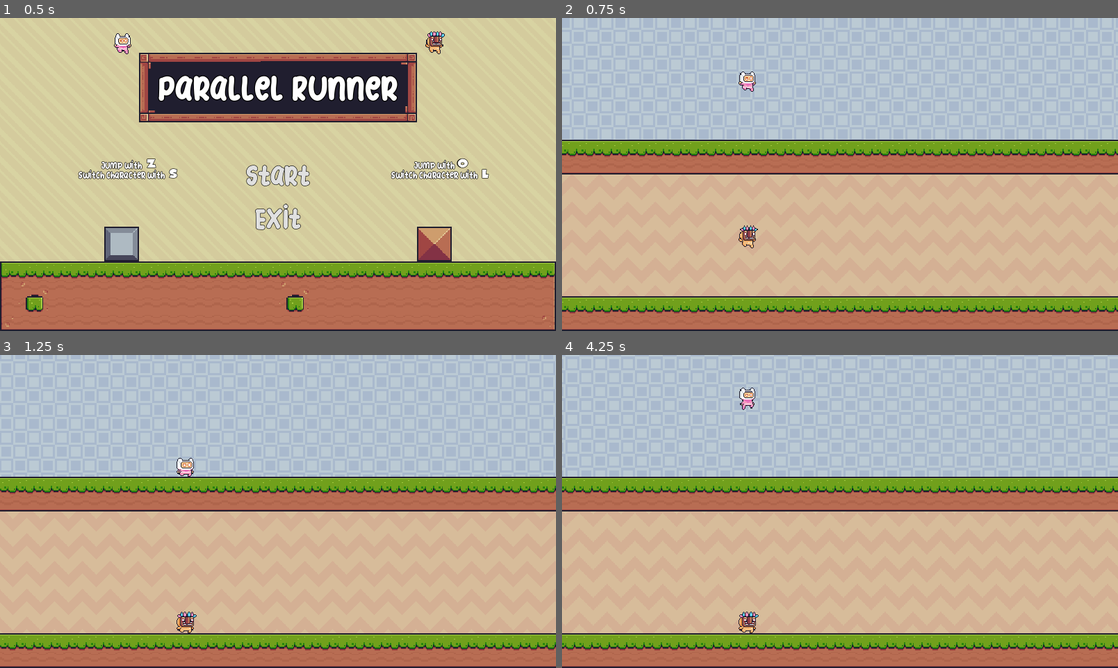
Above: before the commit, frames 1-4 (two rows, left to right).
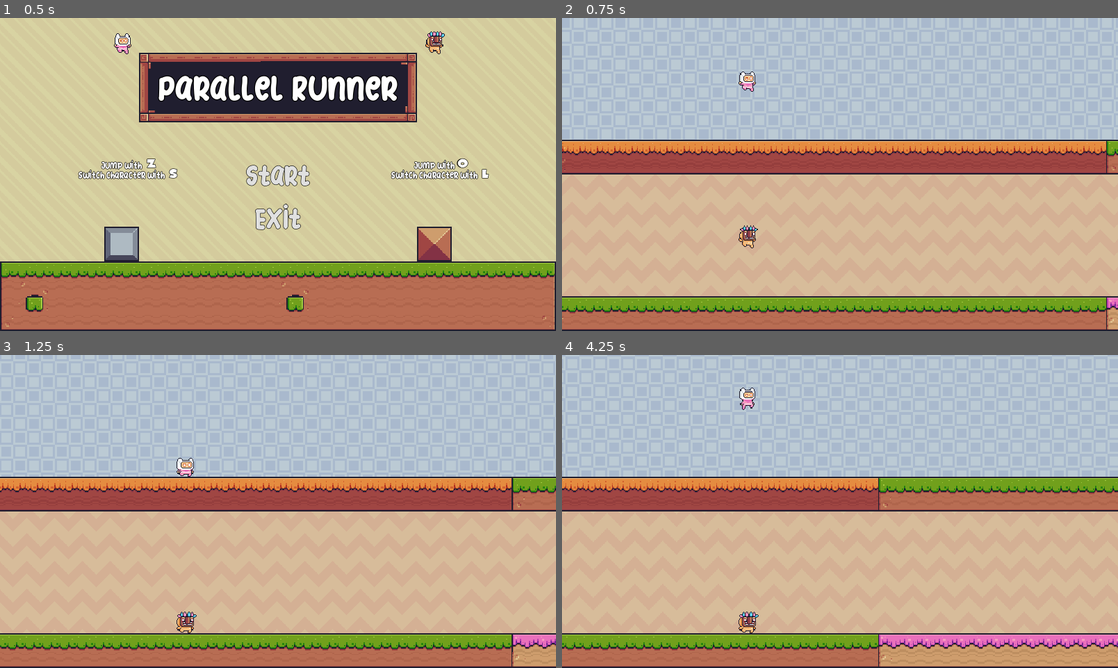
Above: after the commit, the same moments.

Repository: NickSpyker/ParallelRunner
Game: Godot game, scene res://scenes/Main.tscn
The game is run twice, just before and just after one commit, with the same random seed, the same clock (stepped at 60 frames per second) and the same inputs.
Inputs:
- Up to frame 1 (0.5 s): no input
- Up to frame 2 (0.75 s): click "Start" at 0.5 s
- Up to frame 3 (1.25 s): no input
- Up to frame 4 (4.25 s): tap S (player1_chose) at 1.35, 2.85 s; tap W (player1_jump) at 1.52, 2.27, 3.77 s; tap L (player2_chose) at 2.1, 3.6 s

Frame 1 is identical in both runs. In frame 2, 10% of the frame differs, in the area x 0-100%, y 39-100%; in frame 3, 10%; in frame 4, 10%.

Commit message:
add map defilment

Diff:
--- a/scripts/PlayerTrackTiles.gd
+++ b/scripts/PlayerTrackTiles.gd
@@ -6,24 +6,9 @@
 var mapWidth = null
 var mapHeight = null
 
-var environment_type = 1
+var rng = RandomNumberGenerator.new()
 
-### Building patterns ###
-var grass1_block = [[0, 1, 2], [3, 4, 5], [6, 7, 8]]
-var grass2_block = [[9, 10, 11], [12, 13, 14], [15, 16, 17]]
-var grass3_block = [[18, 19, 20], [21, 22, 23], [24, 25, 26]]
-
-var stick_platform  = [49, 50, 51]
-var block1_platform = [27, 28, 29]
-var block2_platform = [38, 39, 40]
-
-var block1_cube = [[35, 36], [34, 33]]
-var block2_cube = [[46, 47], [45, 44]]
-
-var block1_col = [[30], [31], [32]]
-var block2_col = [[41], [42], [43]]
-#########################
-
+var environment_type = 0
 func loadGround(x: int, y: int, s: int, f: int):
 	var cell = -1
 	match y:
@@ -79,28 +64,21 @@
 	environment_type += 1
 	if 2 < environment_type:
 		environment_type = 0
-	for y in range(mapHeight):
+	for y in range(7, 9):
 		for x in range(s, f):
 			loadGround(x, y, s, f)
-
-func getMap():
-	var map = []
-	for y in range(mapHeight):
-		var row = []
-		for x in range(mapWidth):
-			var cell = get_cell(x, y)
-			row.append(cell)
-		map.append(row)
-	return map
 
 func _ready():
 	mapWidth = Global.MAP_WIDTH
 	mapHeight = Global.MAP_HEIGHT
+	rng.randomize()
+	environment_type = rng.randi_range(0, 2)
+	loadPart(mapWidth / 2, mapWidth)
+	loadPart(0, mapWidth / 2)
 
 func _process(delta):
-
 	position.x -= scrollSpeed * delta
 	if position.x < -mapPXWidth:
 		loadPart(mapWidth / 2, mapWidth)
+		loadPart(0, mapWidth / 2)
 		position.x += mapPXWidth
-		loadPart(0, mapWidth / 2)
